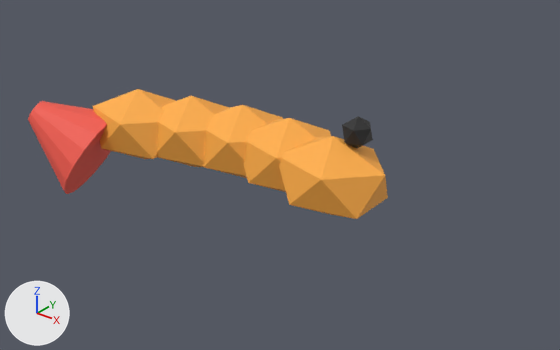
A saved change to the glTF model assets/models/seaside-catch/shrimp.glb.
One viewpoint serves both versions: a 50 mm lens placed at (1.057, -1.139, 0.981), pointed at (0.103, 0.053, 0.242). Arrows for +X, +Y and +Z are at lower left; the lights stay in place. The first picture is the older version. Where no turn or scale is listed for an object, it has been applied to the vertices.

Names of what the first picture shows: 'eye', 'segment', 'segment.001', 'segment.002', 'segment.003', 'segment.004', 'tail'.
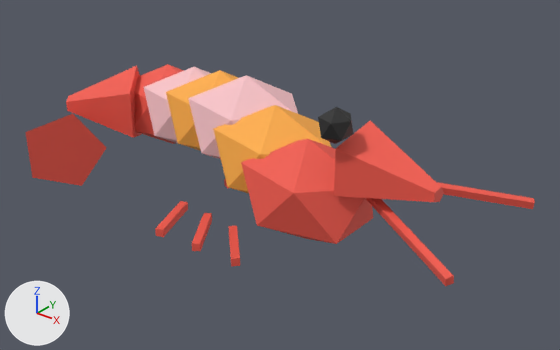
Changed parts and their boxes (x1, y1, x2, y2) in the pictures (560 x 350 px):
'segment.004', recoloured, moved, rescaled (21% wider, 26% taller)
    before: (279, 136, 388, 219)
    after: (241, 139, 373, 244)
'segment.002', recoloured, moved, rescaled
    before: (203, 105, 283, 178)
    after: (188, 75, 298, 159)
'segment.003', moved, rescaled
    before: (243, 118, 331, 192)
    after: (213, 105, 331, 193)
'shrimp nose', added (red)
    after: (334, 121, 444, 202)
'segment', recoloured, moved, rescaled
    before: (93, 89, 176, 159)
    after: (144, 67, 211, 143)
'tail', deleted (red)
    before: (28, 101, 111, 194)
'segment.001', moved, rescaled
    before: (157, 96, 229, 167)
    after: (166, 70, 238, 151)
'split tail bottom', added (red)
    after: (25, 114, 107, 186)
'split tail top', added (red)
    after: (66, 66, 141, 138)
'eye', moved
    before: (342, 116, 373, 148)
    after: (318, 107, 353, 144)
'shrimp antenna', added (red)
    after: (366, 198, 454, 286)
'curved shrimp segment.005', added (red)
    after: (134, 64, 184, 144)
'shrimp antenna.001', added (red)
    after: (437, 182, 535, 209)
'thin shrimp leg.002', added (red)
    after: (155, 201, 188, 237)
'thin shrimp leg.001', added (red)
    after: (192, 213, 212, 251)
'thin shrimp leg', added
    after: (229, 226, 240, 266)
'thin shrimp leg.005', added
    after: (224, 179, 229, 188)

Diff of the bpy script that builds the scene:
```diff
--- a/assets/models/seaside-catch/shrimp.glb.py
+++ b/assets/models/seaside-catch/shrimp.glb.py
@@ me_棱角球_037 @@
 me_棱角球_037.from_pydata(...)  # 12 vertices, 20 faces; spans x -0.89..0.89, y -0.85..0.85, z -1.0..1.0
-me_棱角球_037.materials.append(mat_orange_013)  # orange #ffad45
+me_棱角球_037.materials.append(mat_pink_004)  # pink #f9c4c8
@@ me_棱角球_039 @@
 me_棱角球_039.from_pydata(...)  # 12 vertices, 20 faces; spans x -0.89..0.89, y -0.85..0.85, z -1.0..1.0
-me_棱角球_039.materials.append(mat_orange_013)  # orange #ffad45
+me_棱角球_039.materials.append(mat_pink_004)  # pink #f9c4c8
@@ me_棱角球_041 @@
 me_棱角球_041.from_pydata(...)  # 12 vertices, 20 faces; spans x -0.89..0.89, y -0.85..0.85, z -1.0..1.0
-me_棱角球_041.materials.append(mat_orange_013)  # orange #ffad45
+me_棱角球_041.materials.append(mat_red_013)  # red #f1594b
@@ ob_eye @@
 ob_eye = bpy.data.objects.new('eye', me_棱角球_042)
-ob_eye.location = (0.28, 0.08, 0.38)
+ob_eye.location = (0.35, -0.1, 0.47)
@@ ob_segment @@
 ob_segment = bpy.data.objects.new('segment', me_棱角球_037)
-ob_segment.location = (-0.28, 0.0, 0.28)
-ob_segment.scale = (0.14, 0.11, 0.09)
+ob_segment.location = (-0.23, 0.138, 0.29)
+ob_segment.scale = (0.16, 0.12, 0.11)
@@ ob_segment_001 @@
 ob_segment_001 = bpy.data.objects.new('segment.001', me_棱角球_038)
-ob_segment_001.location = (-0.15, 0.045, 0.28)
-ob_segment_001.scale = (0.14, 0.11, 0.09)
+ob_segment_001.location = (-0.11, 0.1, 0.315)
+ob_segment_001.scale = (0.16, 0.12, 0.11)
@@ ob_segment_002 @@
 ob_segment_002 = bpy.data.objects.new('segment.002', me_棱角球_039)
-ob_segment_002.location = (-0.02, 0.075, 0.28)
-ob_segment_002.scale = (0.14, 0.11, 0.09)
+ob_segment_002.location = (0.01, 0.055, 0.34)
+ob_segment_002.scale = (0.16, 0.12, 0.11)
@@ ob_segment_003 @@
 ob_segment_003 = bpy.data.objects.new('segment.003', me_棱角球_040)
-ob_segment_003.location = (0.11, 0.078, 0.28)
-ob_segment_003.scale = (0.14, 0.11, 0.09)
+ob_segment_003.location = (0.13, 0.005, 0.315)
+ob_segment_003.scale = (0.16, 0.12, 0.11)
@@ ob_segment_004 @@
 ob_segment_004 = bpy.data.objects.new('segment.004', me_棱角球_041)
-ob_segment_004.location = (0.24, 0.054, 0.28)
-ob_segment_004.scale = (0.14, 0.11, 0.09)
+ob_segment_004.location = (0.25, -0.045, 0.29)
+ob_segment_004.scale = (0.16, 0.12, 0.11)
@@ ob_tail @@
-ob_tail = bpy.data.objects.new('tail', me_锥体_006)
@@ ob_thin_shrimp_leg_005 @@
+ob_thin_shrimp_leg_005 = bpy.data.objects.new('thin shrimp leg.005', me_立方体_031)  # 24 vertices, 44 faces; spans x -0.0318..0.0318, y -0.0638..0.0638, z -0.009..0.009; in mat_red_013 (red #f1594b)
+ob_thin_shrimp_leg_005.location = (-0.05, 0.13, 0.16)
@@ ob_thin_shrimp_leg_002 @@
+ob_thin_shrimp_leg_002 = bpy.data.objects.new('thin shrimp leg.002', me_立方体_027)  # 24 vertices, 44 faces; spans x -0.0318..0.0318, y -0.0638..0.0638, z -0.009..0.009; in mat_red_013 (red #f1594b)
+ob_thin_shrimp_leg_002.location = (-0.05, -0.13, 0.16)
@@ ob_thin_shrimp_leg_001 @@
+ob_thin_shrimp_leg_001 = bpy.data.objects.new('thin shrimp leg.001', me_立方体_026)  # 24 vertices, 44 faces; spans x -0.0426..0.0426, y -0.0595..0.0595, z -0.009..0.009; in mat_red_013 (red #f1594b)
+ob_thin_shrimp_leg_001.location = (0.04, -0.13, 0.16)
@@ ob_thin_shrimp_leg @@
+ob_thin_shrimp_leg = bpy.data.objects.new('thin shrimp leg', me_立方体_025)  # 24 vertices, 44 faces; spans x -0.0517..0.0517, y -0.0528..0.0528, z -0.009..0.009; in mat_red_013 (red #f1594b)
+ob_thin_shrimp_leg.location = (0.13, -0.13, 0.16)
@@ ob_split_tail_top @@
+ob_split_tail_top = bpy.data.objects.new('split tail top', me_锥体_008)  # 10 vertices, 16 faces; spans x -0.084..0.121, y -0.067..0.134, z -0.095..0.095; in mat_red_013 (red #f1594b)
+ob_split_tail_top.location = (-0.48, 0.05, 0.27)
@@ ob_split_tail_bottom @@
+ob_split_tail_bottom = bpy.data.objects.new('split tail bottom', me_锥体_009)  # 10 vertices, 16 faces; spans x -0.081..0.132, y -0.119..0.07, z -0.095..0.095; in mat_red_013 (red #f1594b)
+ob_split_tail_bottom.location = (-0.48, -0.08, 0.22)
@@ ob_shrimp_nose @@
+ob_shrimp_nose = bpy.data.objects.new('shrimp nose', me_锥体_007)  # 10 vertices, 16 faces; spans x -0.099..0.091, y -0.051..0.093, z -0.076..0.076; in mat_red_013 (red #f1594b)
+ob_shrimp_nose.location = (0.45, -0.05, 0.38)
@@ ob_shrimp_antenna_001 @@
+ob_shrimp_antenna_001 = bpy.data.objects.new('shrimp antenna.001', me_立方体_028)  # 24 vertices, 44 faces; spans x -0.127..0.127, y -0.074..0.074, z -0.022..0.022; in mat_red_013 (red #f1594b)
+ob_shrimp_antenna_001.location = (0.5, 0.1, 0.31)
@@ ob_shrimp_antenna @@
+ob_shrimp_antenna = bpy.data.objects.new('shrimp antenna', me_立方体_024)  # 24 vertices, 44 faces; spans x -0.126..0.126, y -0.074..0.074, z -0.022..0.022; in mat_red_013 (red #f1594b)
+ob_shrimp_antenna.location = (0.5, -0.1, 0.31)
@@ ob_curved_shrimp_segment_005 @@
+ob_curved_shrimp_segment_005 = bpy.data.objects.new('curved shrimp segment.005', me_棱角球_022)  # an icosphere of 20 faces spanning x -0.143..0.143, y -0.102..0.102, z -0.11..0.11; in mat_red_013 (red #f1594b)
+ob_curved_shrimp_segment_005.location = (-0.35, 0.164, 0.265)
```
